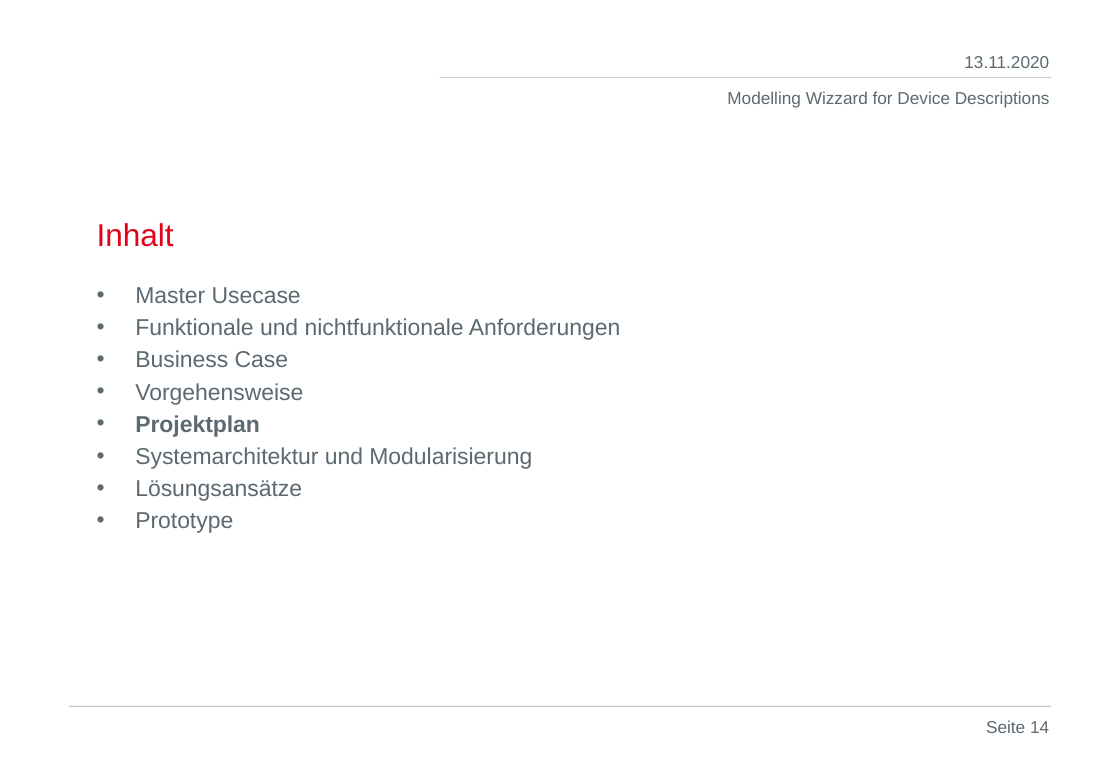
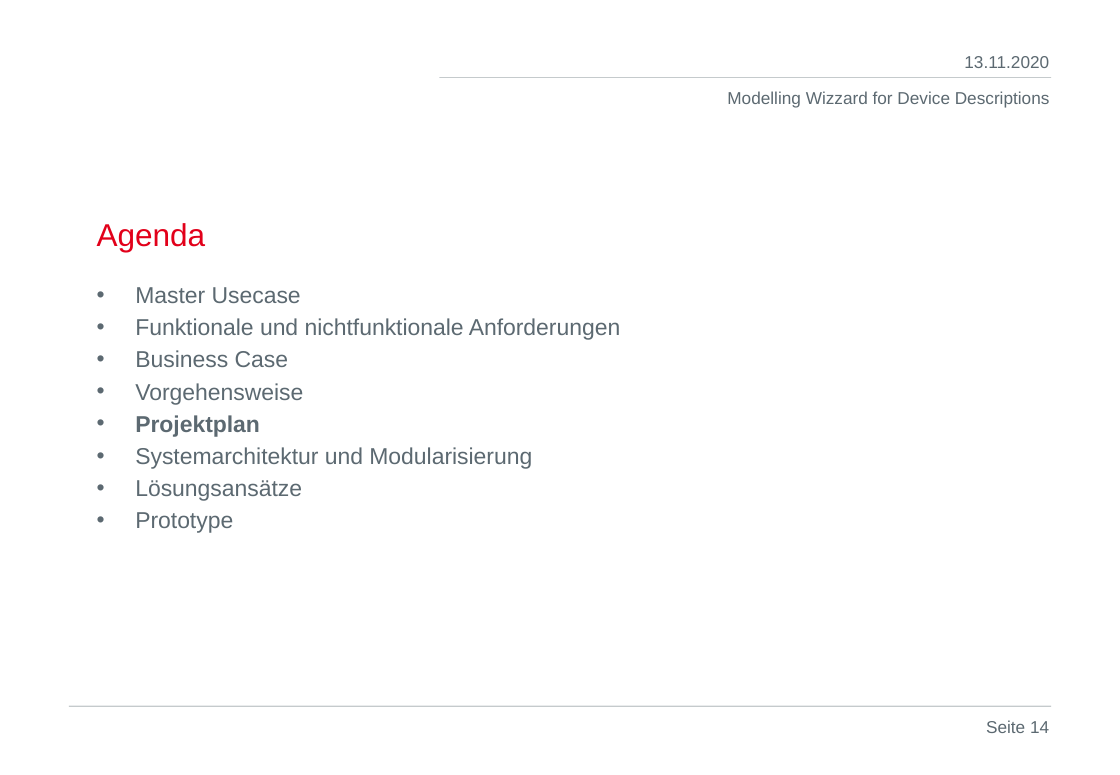
Before and after one commit to DekaAthlos/TINF19C-ModellingWizard, a slide deck: slide 14 of Projektleiter/SoftwareEngineering_Präsentation.pptx. Drawn at 1120x775 pixels with LibreOffice and Linux fonts; fonts in the diff are those of the drawing; background and template pictures are left out. Boxes give left, top, right and bottom in pixels: in the first picture for what was removed or moved away, otherwise in the second. Text is boxed around its words. In the diff, an @@ line names an element or a change of style, - is before the commit and + after.

```diff
--- a/Projektleiter/SoftwareEngineering_Präsentation.pptx
+++ b/Projektleiter/SoftwareEngineering_Präsentation.pptx
@@ title at [97, 223, 206, 252]: text changed @@
-Inhalt
+Agenda
```
Also in this commit, not shown: 6 other slides changed.
